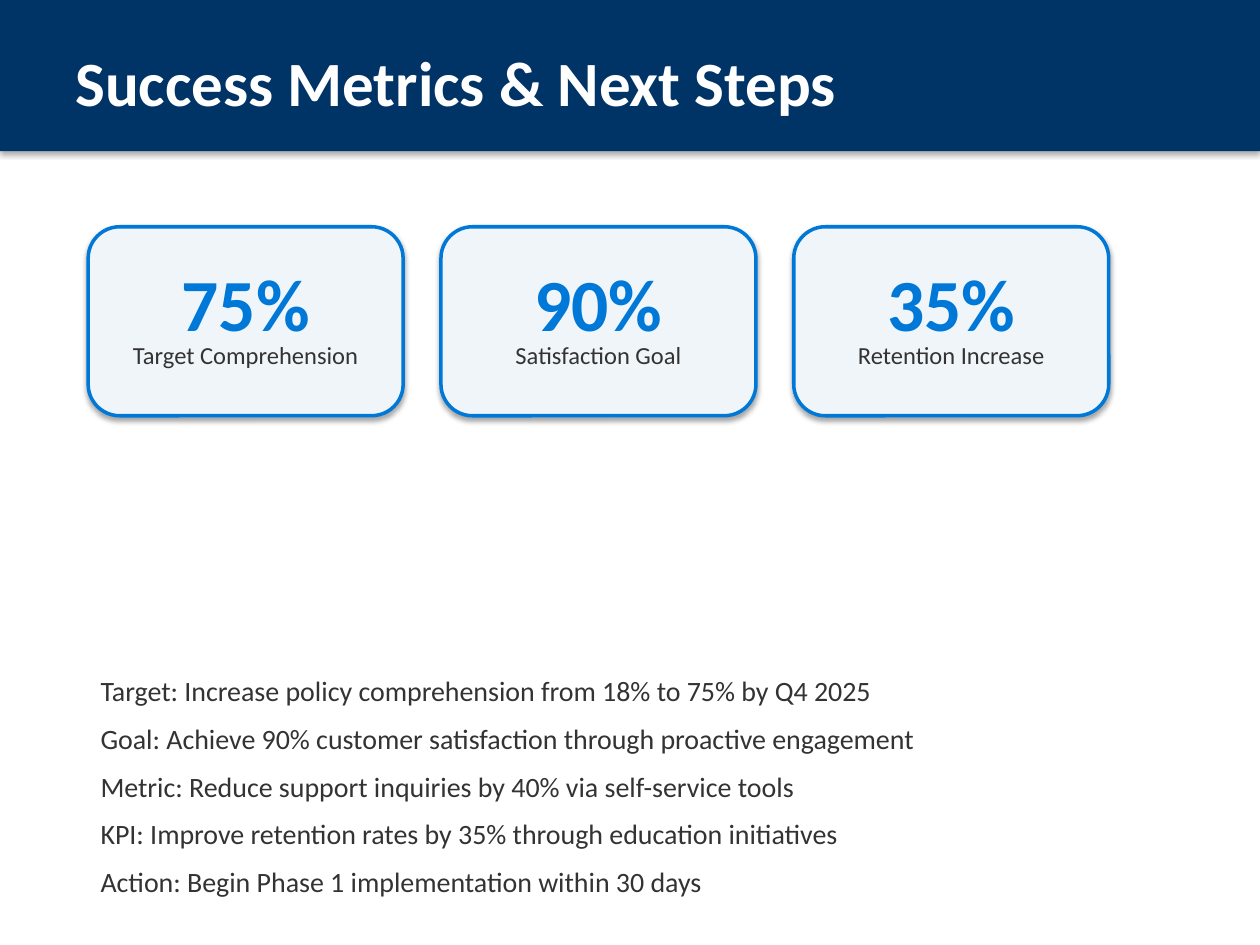
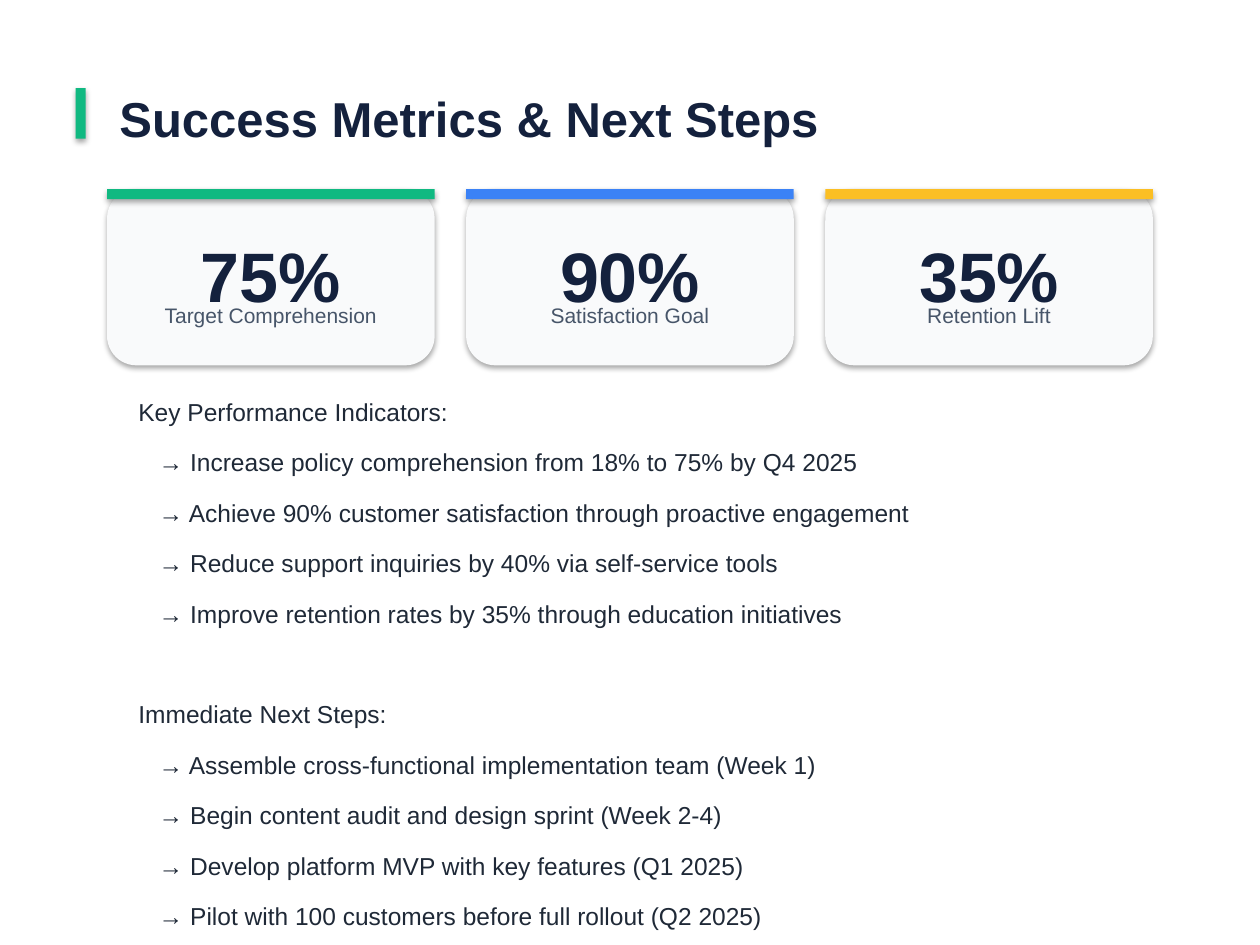
Before and after one commit to Siva15082001/Portfolio, a slide deck: slide 14 of PPM_Survey_Presentation.pptx (slide 12 before the commit). Drawn at 1260x945 pixels with LibreOffice and Linux fonts; fonts in the diff are those of the drawing. Boxes give left, top, right and bottom in pixels: in the first picture for what was removed or moved away, otherwise in the second. Text is boxed around its words. In the diff, an @@ line names an element or a change of style, - is before the commit and + after.

```diff
--- a/PPM_Survey_Presentation.pptx
+++ b/PPM_Survey_Presentation.pptx
@@ rectangle removed at <box>0,0,1260,151</box> @@
@@ rectangle added at <box>76,88,86,139</box>, fill #10B981 @@
@@ text "Success Metrics & Next Steps": place and size @@
-text "Success Metrics & Next Steps" at <box>75,61,836,116</box>
+text "Success Metrics & Next Steps" at <box>119,101,818,147</box>
@@ text "Success Metrics & Next Steps" at <box>119,101,818,147</box>: size 36 to 28 pt, font Calibri to Arial, text colour #FFFFFF to #14213D @@
@@ rounded rectangle: place and size @@
-rounded rectangle at <box>88,227,403,416</box>
+rounded rectangle at <box>107,189,435,365</box>
@@ rectangle added at <box>107,189,435,199</box>, fill #10B981 @@
@@ rounded rectangle: place and size @@
-rounded rectangle at <box>441,227,756,416</box>
+rounded rectangle at <box>466,189,794,365</box>
@@ rectangle added at <box>466,189,794,199</box>, fill #3B82F6 @@
@@ fill #F0F5FA to #F9FAFB; outline #0078D7 2 pt to none in 3 elements at <box>107,189,435,365</box>, <box>466,189,794,365</box>, <box>825,189,1153,365</box> @@
@@ rounded rectangle: place and size @@
-rounded rectangle at <box>794,227,1109,416</box>
+rounded rectangle at <box>825,189,1153,365</box>
@@ rectangle added at <box>825,189,1153,199</box>, fill #FBBF24 @@
@@ text "75%": place and size @@
-text "75%" at <box>182,280,310,349</box>
+text "75%" at <box>201,253,341,316</box>
@@ text "90%": place and size @@
-text "90%" at <box>534,280,662,349</box>
+text "90%" at <box>560,253,700,316</box>
@@ size 42 to 40 pt, font Calibri to Arial, text colour #0078D7 to #14213D in 3 elements at <box>201,253,341,316</box>, <box>560,253,700,316</box>, <box>919,253,1059,316</box> @@
@@ text "35%": place and size @@
-text "35%" at <box>887,280,1015,349</box>
+text "35%" at <box>919,253,1059,316</box>
@@ text "Target Comprehension": place and size @@
-text "Target Comprehension" at <box>133,347,358,369</box>
+text "Target Comprehension" at <box>165,308,377,327</box>
@@ text "Target Comprehension" at <box>165,308,377,327</box>: size 14 to 12 pt, font Calibri to Arial, text colour #333333 to #475569 @@
@@ text "Satisfaction Goal" at <box>551,308,709,323</box>: size 14 to 12 pt, font Calibri to Arial, text colour #333333 to #475569 @@
@@ text "Satisfaction Goal": place and size @@
-text "Satisfaction Goal" at <box>515,347,681,364</box>
+text "Satisfaction Goal" at <box>551,308,709,323</box>
@@ text at <box>927,308,1051,323</box>: text changed; size 14 to 12 pt; font Calibri to Arial; text colour #333333 to #475569 @@
-Retention Increase
+Retention Lift
@@ text at <box>138,403,908,930</box>: text changed; size 16 to 14 pt; font Calibri to Arial; text colour #333333 to #1F2937 @@
-Target: Increase policy comprehension from 18% to 75% by Q4 2025
-Goal: Achieve 90% customer satisfaction through proactive engagement
-Metric: Reduce support inquiries by 40% via self-service tools
-KPI: Improve retention rates by 35% through education initiatives
-Action: Begin Phase 1 implementation within 30 days
+Key Performance Indicators:
+→ Increase policy comprehension from 18% to 75% by Q4 2025
+→ Achieve 90% customer satisfaction through proactive engagement
+→ Reduce support inquiries by 40% via self-service tools
+→ Improve retention rates by 35% through education initiatives
+Immediate Next Steps:
+→ Assemble cross-functional implementation team (Week 1)
+→ Begin content audit and design sprint (Week 2-4)
+→ Develop platform MVP with key features (Q1 2025)
+→ Pilot with 100 customers before full rollout (Q2 2025)
```
Also in this commit, not shown: 3 other slides changed, 10 slides added, 8 slides removed, 2 other files.
